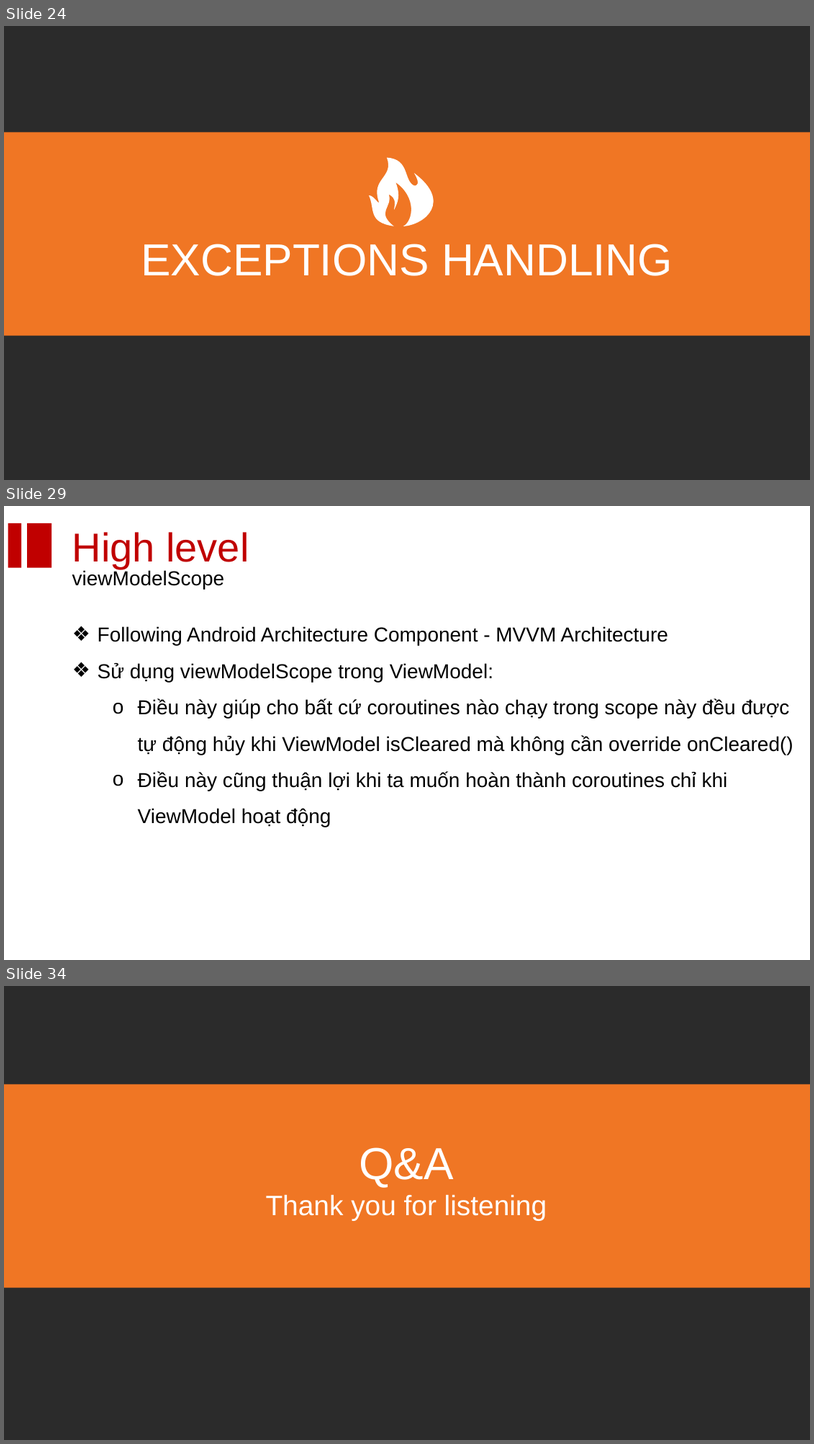
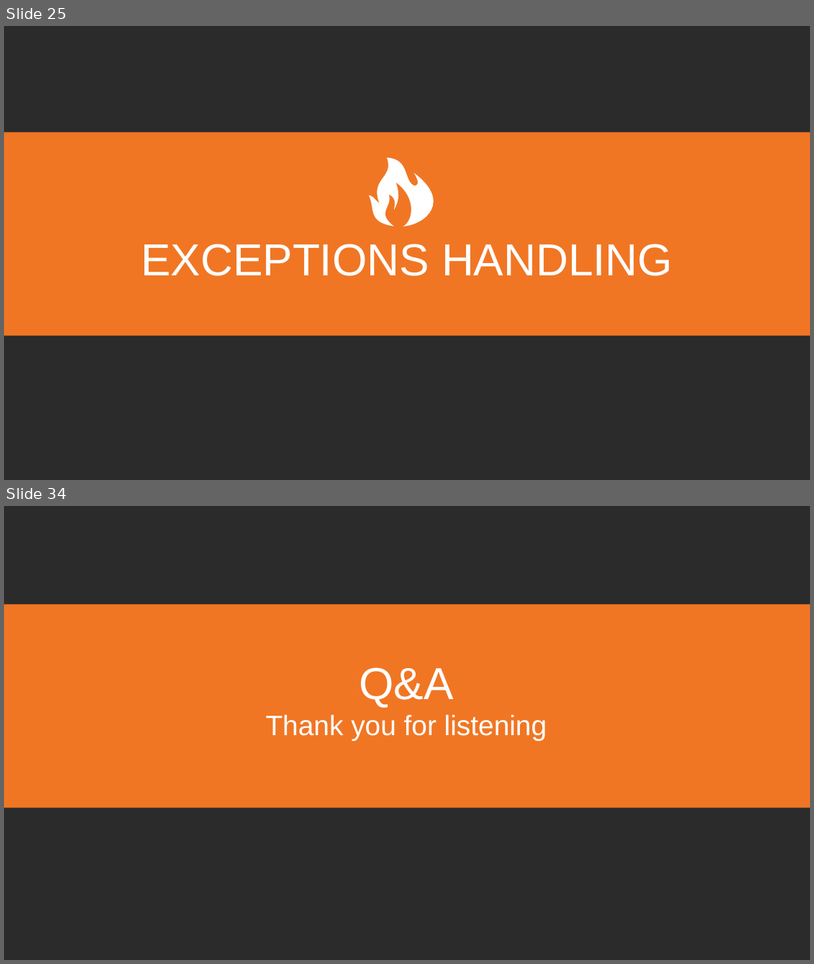
Before and after one commit to homanad/KotlinCoroutines, a slide deck: Coroutine.pptx. Shown one above the other, each under a label of ours: slides 24, 29 and 34 before the commit, slides 25 and 34 after it; the slides between them are not shown. The pictures are 814x1444 and 814x964 pixels, drawn with LibreOffice and Linux fonts; fonts in the diff are those of the drawing; background and template pictures are left out; a plain dark background stands for a picture behind light text. Boxes give left, top, right and bottom in pixels: in the first picture for what was removed or moved away, otherwise in the second. Text is boxed around its words. In the diff, an @@ line names an element or a change of style, - is before the commit and + after.

```diff
--- a/Coroutine.pptx
+++ b/Coroutine.pptx
@@ slide 29 removed at [4, 506, 810, 960], background picture (left out) @@
@@ rectangle removed at [8, 524, 22, 568] @@
@@ rectangle removed at [27, 523, 52, 568] @@
@@ text removed at [72, 532, 249, 568] @@
-High level
@@ text removed at [72, 569, 225, 589] @@
-viewModelScope
@@ text removed at [98, 626, 794, 827] @@
-❖ Following Android Architecture Component - MVVM Architecture
-❖ Sử dụng viewModelScope trong ViewModel:
-  o Điều này giúp cho bất cứ coroutines nào chạy trong scope này đều được tự động hủy khi ViewModel isCleared mà không cần override onCleared()
-  o Điều này cũng thuận lợi khi ta muốn hoàn thành coroutines chỉ khi ViewModel hoạt động
@@ what was slide 24 is now slide 25 @@
```
Also in this commit, not shown: 16 slides changed, 14 slides added, 13 other slides removed.
